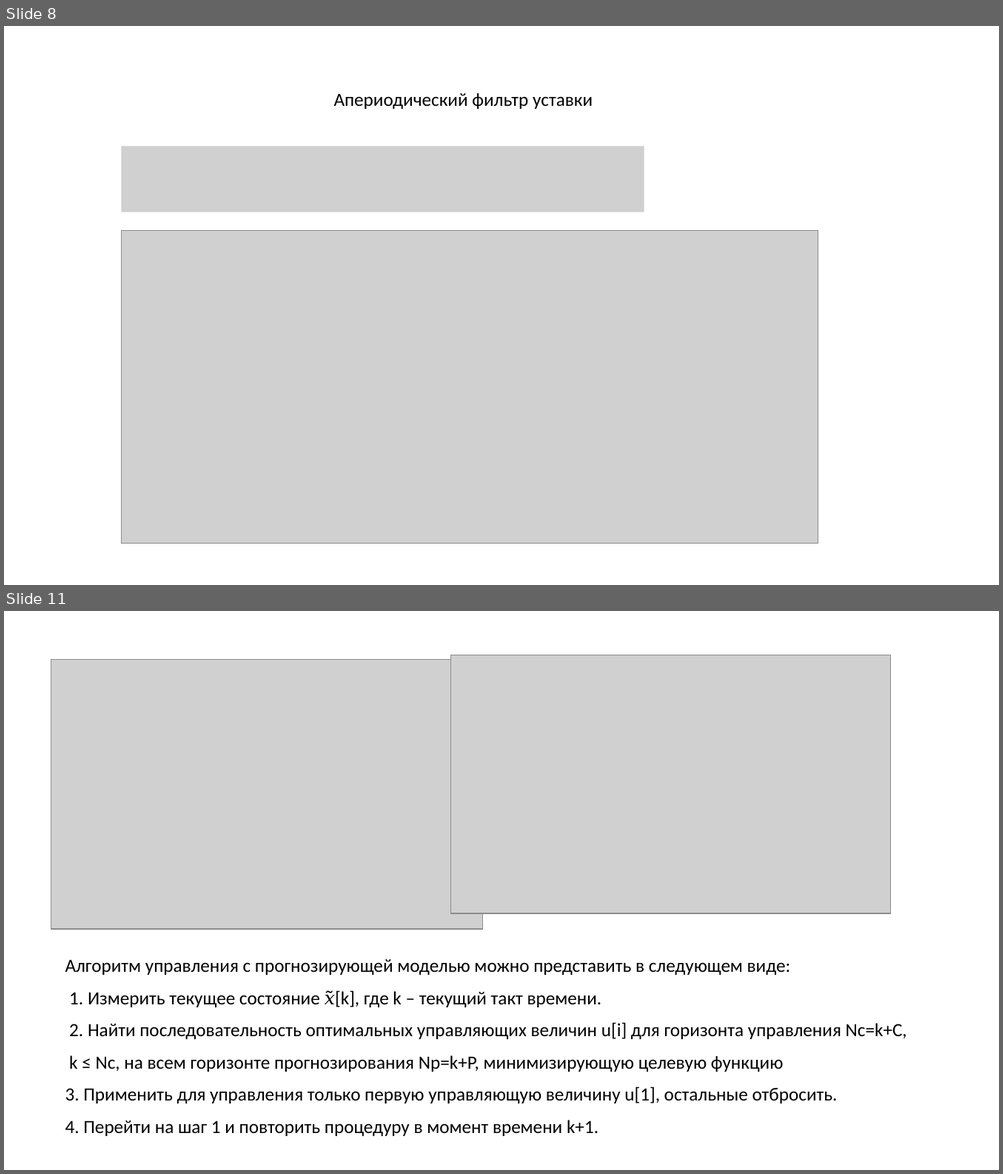
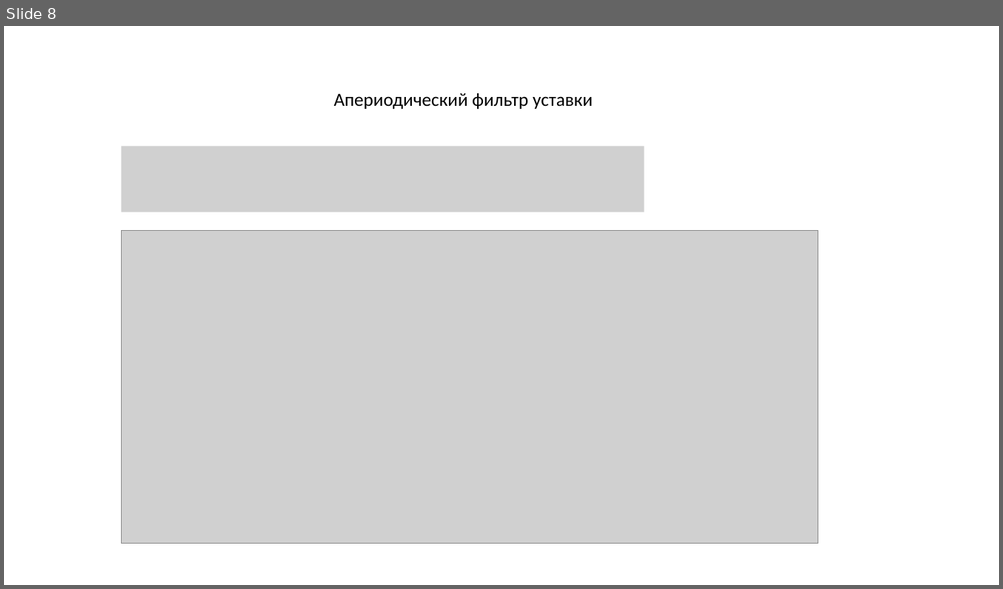
Before and after one commit to PavelKorokev/PavelKorolevDiplom, a slide deck: Презентация1.pptx. Shown one above the other, each under a label of ours: slides 8 and 11 before the commit, slide 8 after it; the slides between them are not shown. The pictures are 1003x1174 and 1003x589 pixels, drawn with LibreOffice and Linux fonts; fonts in the diff are those of the drawing; grey boxes stand for pictures. Boxes give left, top, right and bottom in pixels: in the first picture for what was removed or moved away, otherwise in the second. Text is boxed around its words. In the diff, an @@ line names an element or a change of style, - is before the commit and + after.

```diff
--- a/Презентация1.pptx
+++ b/Презентация1.pptx
@@ slide 11 removed at (4, 611, 999, 1170), background #FFFFFF @@
@@ picture removed at (451, 655, 891, 914) @@
@@ picture removed at (51, 660, 482, 930) @@
@@ text removed at (65, 960, 907, 1136) @@
-Алгоритм управления с прогнозирующей моделью можно представить в следующем виде:
-1. Измерить текущее состояние 𝑥̃[k], где k – текущий такт времени.
-2. Найти последовательность оптимальных управляющих величин u[i] для горизонта управления Nc=k+C,
-k ≤ Nc, на всем горизонте прогнозирования Np=k+P, минимизирующую целевую функцию
-3. Применить для управления только первую управляющую величину u[1], остальные отбросить.
-4. Перейти на шаг 1 и повторить процедуру в момент времени k+1.
```
Also in this commit, not shown: 3 slides changed, 2 slides added, 1 other slide removed.
